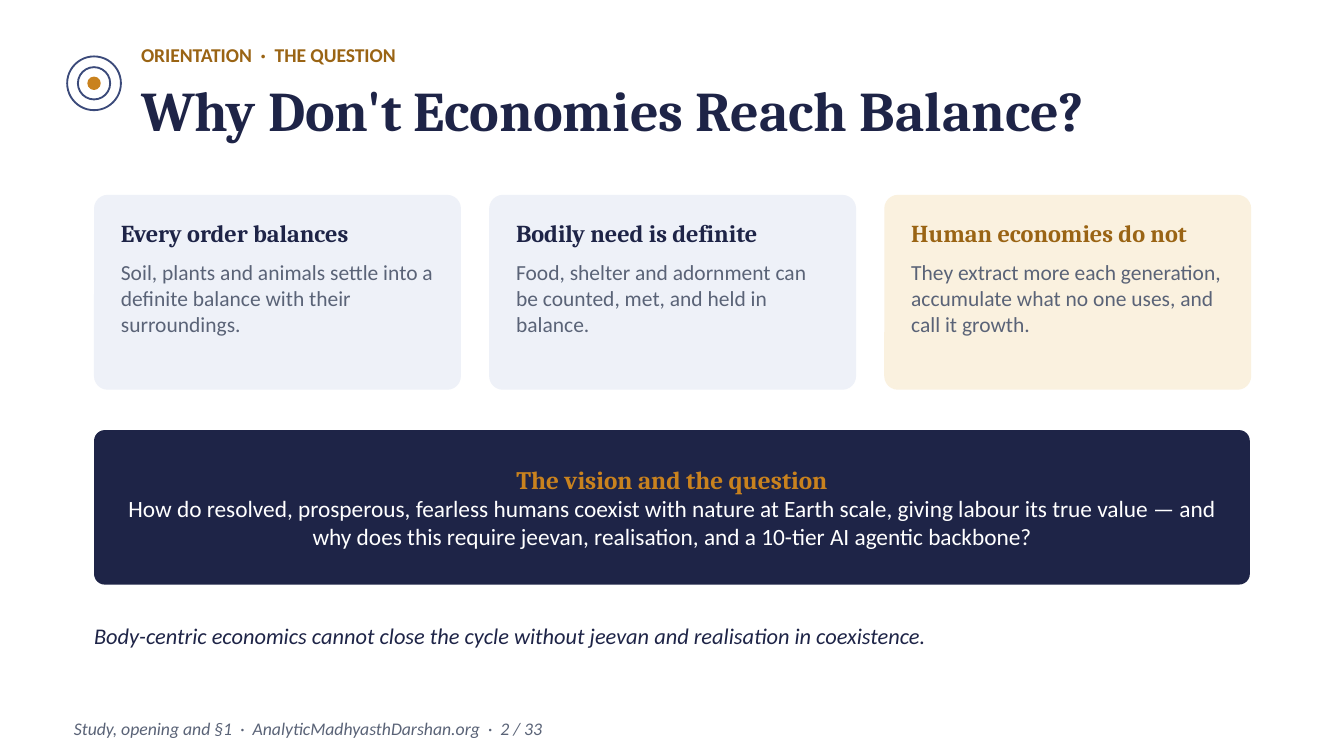
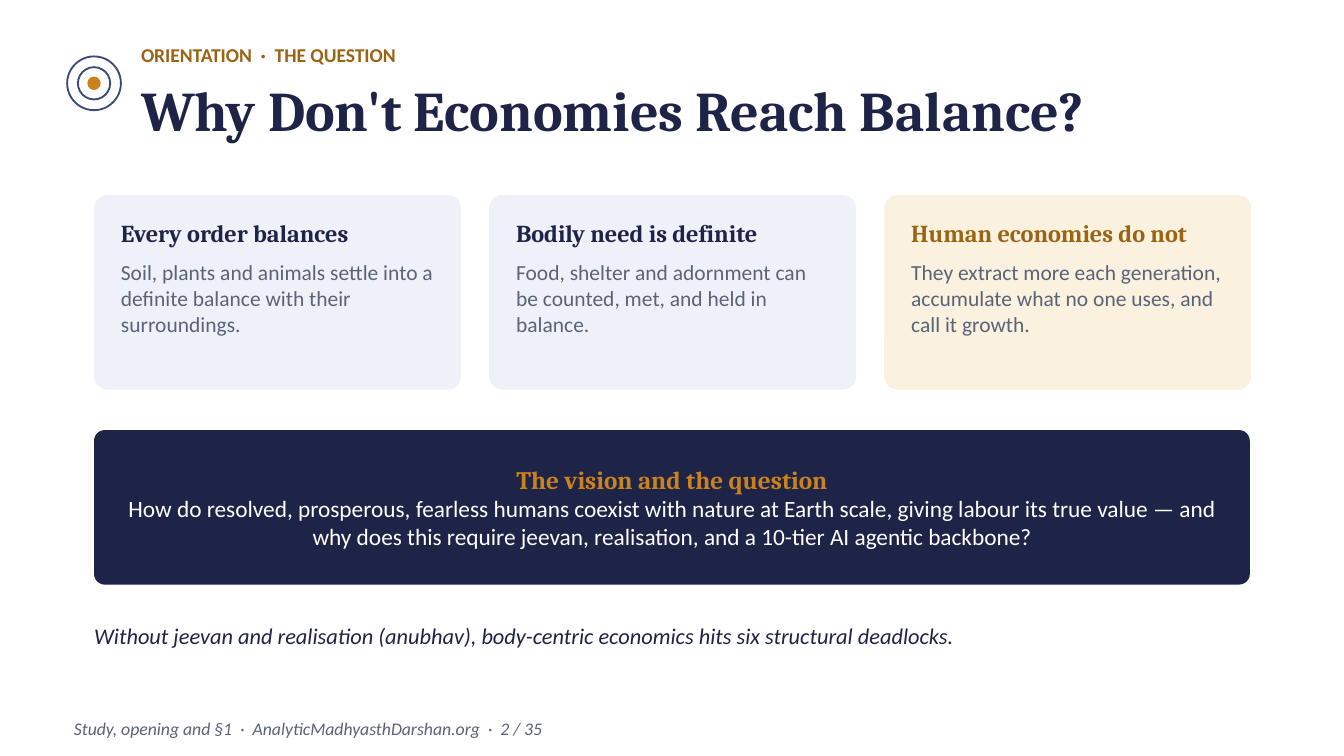
Before and after one commit to raghavamohan/AnalyticMadhyasthDarshan, a slide deck: slide 2 of Studies/Prosperity-Economics-And-Right-Use/Prosperity-Economics-And-Right-Use-Madhyasth-Darshan.pptx. Drawn at 1344x756 pixels with LibreOffice and Linux fonts; fonts in the diff are those of the drawing. Boxes give left, top, right and bottom in pixels: in the first picture for what was removed or moved away, otherwise in the second. Text is boxed around its words. In the diff, an @@ line names an element or a change of style, - is before the commit and + after.

Commit message:
Add dedicated slides on the 6 deadlocks of current economics and why realisation is needed

```diff
--- a/Studies/Prosperity-Economics-And-Right-Use/Prosperity-Economics-And-Right-Use-Madhyasth-Darshan.pptx
+++ b/Studies/Prosperity-Economics-And-Right-Use/Prosperity-Economics-And-Right-Use-Madhyasth-Darshan.pptx
@@ text at (x1=94, y1=628, x2=953, y2=648): text changed @@
-Body-centric economics cannot close the cycle without jeevan and realisation in coexistence.
+Without jeevan and realisation (anubhav), body-centric economics hits six structural deadlocks.
@@ text at (x1=74, y1=722, x2=542, y2=738): text changed @@
-Study, opening and §1 · AnalyticMadhyasthDarshan.org · 2 / 33
+Study, opening and §1 · AnalyticMadhyasthDarshan.org · 2 / 35
```
Also in this commit, not shown: 32 other slides changed, 2 slides added, 2 other files.
